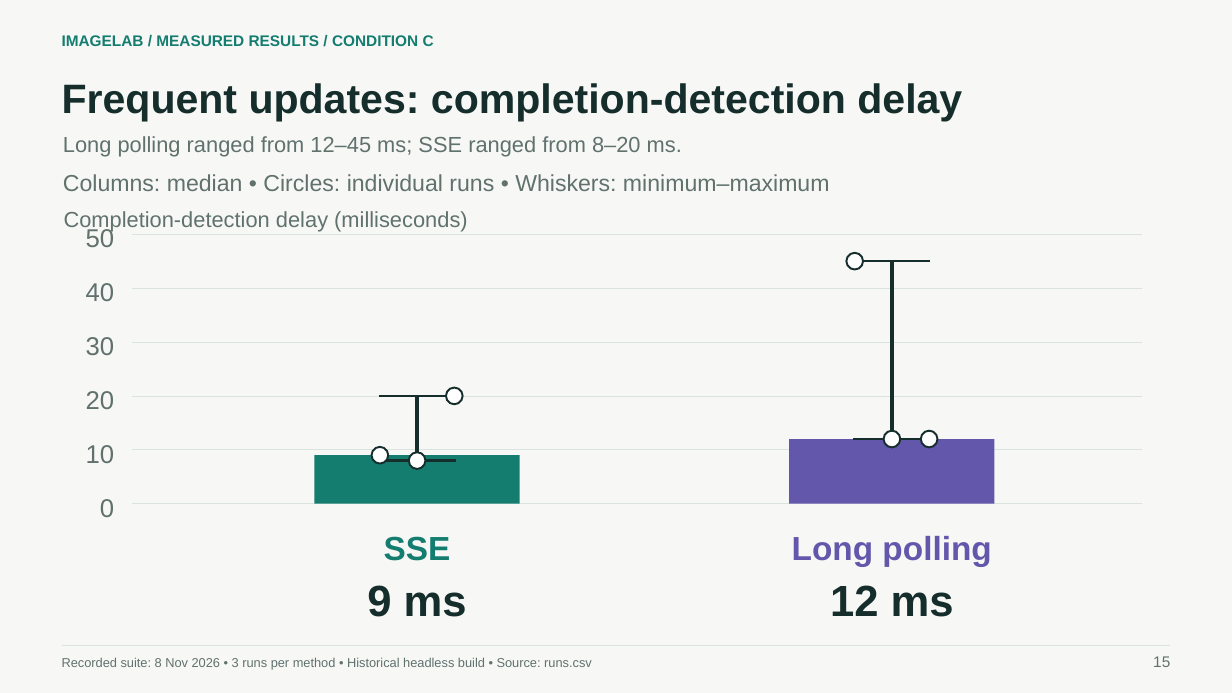
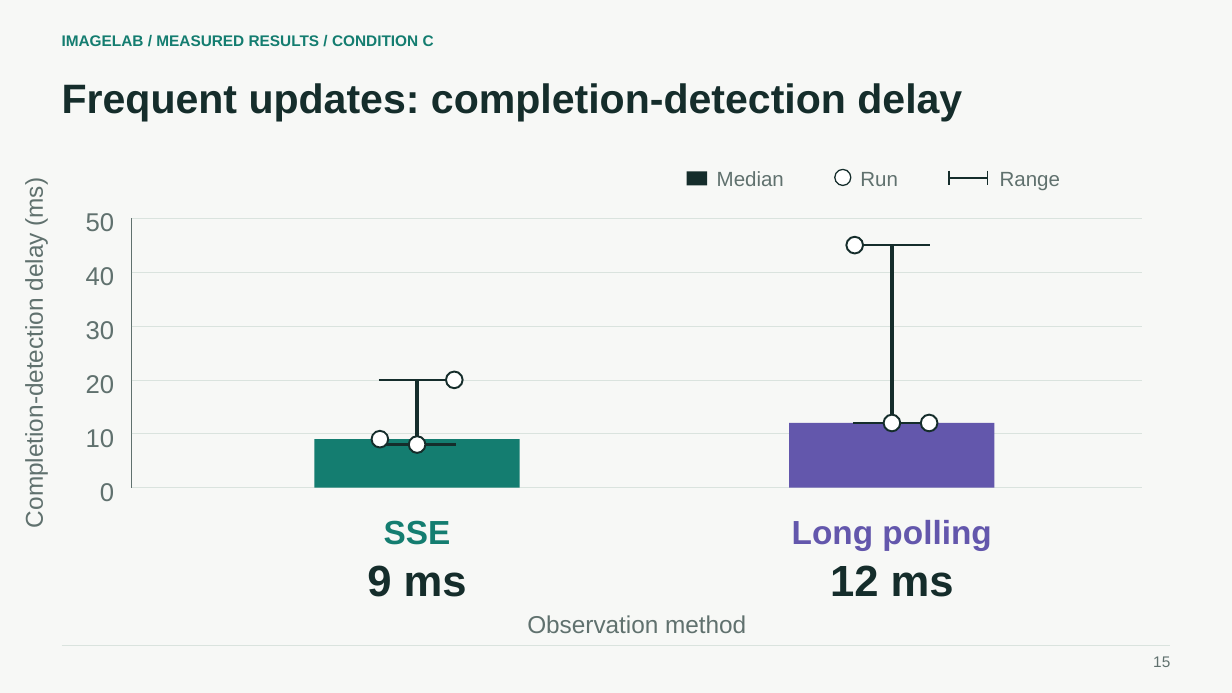
Before and after one commit to darynforman/worddoc, a slide deck: slide 15 of assessment3-presentation/ImageLab_Assessment_3_Daryn_Forman.pptx. Drawn at 1232x693 pixels with LibreOffice and Linux fonts; fonts in the diff are those of the drawing. Boxes give left, top, right and bottom in pixels: in the first picture for what was removed or moved away, otherwise in the second. Text is boxed around its words. In the diff, an @@ line names an element or a change of style, - is before the commit and + after.

```diff
--- a/assessment3-presentation/ImageLab_Assessment_3_Daryn_Forman.pptx
+++ b/assessment3-presentation/ImageLab_Assessment_3_Daryn_Forman.pptx
@@ text removed at [63,136,682,156] @@
-Long polling ranged from 12–45 ms; SSE ranged from 8–20 ms.
@@ text "Completion-detection delay (ms)" at [21,182,48,521]: rotation 0 to 270 degrees @@
@@ text removed at [63,174,830,191] @@
-Columns: median • Circles: individual runs • Whiskers: minimum–maximum
@@ rectangle added at [687,171,707,185], fill #152D2B @@
@@ text added at [717,171,784,186], 16 pt, text #60716E @@
+Median
@@ ellipse added at [835,169,850,185], fill #FFFFFF, outline #152D2B 1 pt @@
@@ text added at [860,172,898,186], 16 pt, text #60716E @@
+Run
@@ line added from (949, 177) to (988, 177), #152D2B 1.5 pt @@
@@ line added from (949, 171) to (949, 185), #152D2B 1 pt @@
@@ line added from (988, 171) to (988, 185), #152D2B 1 pt @@
@@ text added at [1000,172,1060,190], 16 pt, text #60716E @@
+Range
@@ text at [21,182,48,521]: text changed; size 17 to 19 pt @@
-Completion-detection delay (milliseconds)
+Completion-detection delay (ms)
@@ line added from (131, 218) to (131, 488), #60716E 1 pt @@
@@ 12 lines, 8 texts, 6 ellipses, 2 rectangles: place and size @@
-12 lines, 8 texts, 6 ellipses, 2 rectangles at [86,226,1142,567]
+12 lines, 8 texts, 6 ellipses, 2 rectangles at [86,213,1142,551]
@@ line added from (131, 488) to (1142, 488), #60716E 1 pt @@
@@ text "9 ms": place and size @@
-text "9 ms" at [367,585,467,617]
+text "9 ms" at [367,565,467,597]
@@ text "12 ms": place and size @@
-text "12 ms" at [830,585,954,617]
+text "12 ms" at [830,565,954,597]
@@ text added at [527,615,746,633], 19 pt, text #60716E @@
+Observation method
@@ text removed at [62,657,592,670] @@
-Recorded suite: 8 Nov 2026 • 3 runs per method • Historical headless build • Source: runs.csv
```
Also in this commit, not shown: 5 other slides changed, 12 other files.
